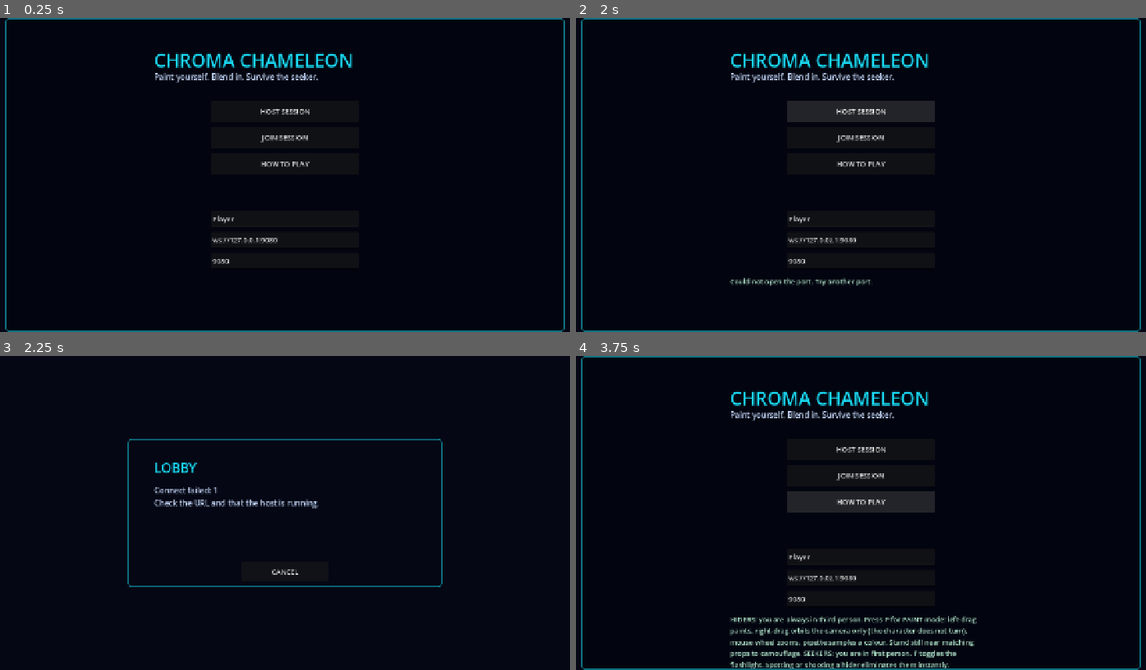
Above: before the commit, frames 1-4 (two rows, left to right).
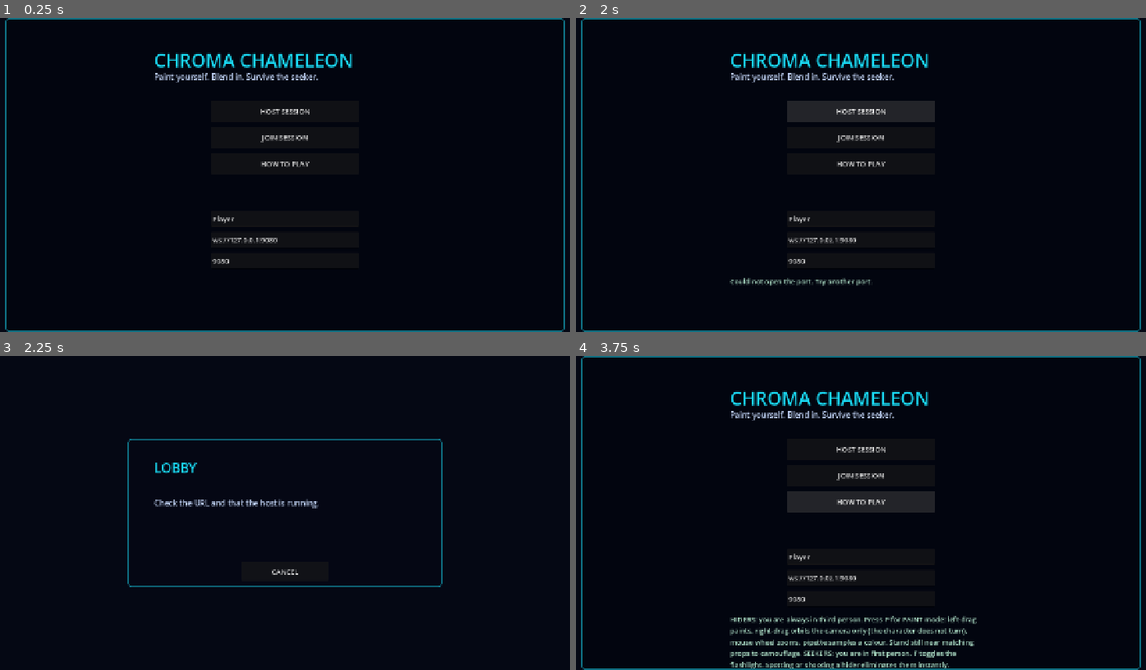
Above: after the commit, the same moments.

Repository: peakbuild112000/Project2
Game: Godot game, scene res://scenes/Main.tscn
Same seed, same stepped clock (60 frames per second), same inputs: the game is played once before the commit and once after it.
Inputs (mouse positions are in pixels of both pictures, inside the frame that each line leads up to):
- Up to frame 1 (0.25 s): no input
- Up to frame 2 (2 s): tap Enter at 0.5 s; move the mouse to (826, 237) at 0.52 s; hold Up 0.53-1.25 s; tap Shift at 0.6 s; click (826, 237) at 0.67 s; tap Z at 0.8 s; click "HOST SESSION" at 1.25 s
- Up to frame 3 (2.25 s): click "JOIN SESSION" at 2 s
- Up to frame 4 (3.75 s): click "CANCEL" at 2.75 s; click "HOW TO PLAY" at 3.5 s

Frames 1-2 are identical in both runs. In frame 3, 0.2% of the frame differs, in the area x 26-39%, y 41-45%; in frame 4, nothing differs.

Commit message:
Poll live keyboard state for joiner movement with AZERTY aliases

Diff:
--- a/scripts/Game.gd
+++ b/scripts/Game.gd
@@ -890,31 +890,31 @@
 	# Arrow keys follow the same rule: in PAINT mode they orbit the camera,
 	# outside PAINT mode they turn the player's look direction.
 	if paint_mode:
-		if _keys.get(KEY_LEFT, false):
+		if _key_down(KEY_LEFT):
 			_orbit_yaw += 2.0 * delta
-		if _keys.get(KEY_RIGHT, false):
+		if _key_down(KEY_RIGHT):
 			_orbit_yaw -= 2.0 * delta
-		if _keys.get(KEY_UP, false):
+		if _key_down(KEY_UP):
 			_orbit_pitch = clampf(_orbit_pitch + 1.5 * delta, -0.45, 0.75)
-		if _keys.get(KEY_DOWN, false):
+		if _key_down(KEY_DOWN):
 			_orbit_pitch = clampf(_orbit_pitch - 1.5 * delta, -0.45, 0.75)
 	else:
-		if _keys.get(KEY_LEFT, false):
+		if _key_down(KEY_LEFT):
 			_yaw += 2.0 * delta
-		if _keys.get(KEY_RIGHT, false):
+		if _key_down(KEY_RIGHT):
 			_yaw -= 2.0 * delta
-		if _keys.get(KEY_UP, false):
+		if _key_down(KEY_UP):
 			_pitch = clampf(_pitch + 1.5 * delta, -1.2, 1.2)
-		if _keys.get(KEY_DOWN, false):
+		if _key_down(KEY_DOWN):
 			_pitch = clampf(_pitch - 1.5 * delta, -1.2, 1.2)
 
 	if is_host:
 		if players.has(local_id):
 			var me: Dictionary = players[local_id]
 			me.input = {
-				"fw": 0.0 if frozen else _axis(KEY_W, KEY_S),
-				"sd": 0.0 if frozen else _axis(KEY_D, KEY_A),
-				"sprint": not frozen and _keys.get(KEY_SHIFT, false), "jump": _my_input.jump,
+				"fw": 0.0 if frozen else _fw_axis(),
+				"sd": 0.0 if frozen else _sd_axis(),
+				"sprint": not frozen and _key_down(KEY_SHIFT), "jump": _my_input.jump,
 			}
 			me.yaw = _yaw
 			_my_input.jump = false
@@ -938,9 +938,9 @@
 		if _net_clock >= TICK:
 			_net_clock = 0.0
 			Net.send_to_host({
-				"t": "input", "fw": 0.0 if frozen else _axis(KEY_W, KEY_S),
-				"sd": 0.0 if frozen else _axis(KEY_D, KEY_A),
-				"sprint": not frozen and _keys.get(KEY_SHIFT, false),
+				"t": "input", "fw": 0.0 if frozen else _fw_axis(),
+				"sd": 0.0 if frozen else _sd_axis(),
+				"sprint": not frozen and _key_down(KEY_SHIFT),
 				"jump": _my_input.jump, "yaw": _yaw,
 			})
 			_my_input.jump = false
@@ -948,11 +948,28 @@
 	_update_views(delta)
 	_update_hud()
 
-func _axis(pos: int, neg: int) -> float:
+func _key_down(code: int) -> bool:
+	# Poll the live keyboard state instead of relying only on _input(). A
+	# focused UI control can swallow key events before the node sees them;
+	# the Input singleton still knows the key is held. Check the physical key
+	# too so AZERTY (ZQSD) and other layouts keep the same WASD positions.
+	if Input.is_key_pressed(code) or Input.is_physical_key_pressed(code):
+		return true
+	return bool(_keys.get(code, false))
+
+func _fw_axis() -> float:
 	var v := 0.0
-	if _keys.get(pos, false):
+	if _key_down(KEY_W) or _key_down(KEY_Z):
 		v += 1.0
-	if _keys.get(neg, false):
+	if _key_down(KEY_S):
+		v -= 1.0
+	return v
+
+func _sd_axis() -> float:
+	var v := 0.0
+	if _key_down(KEY_D):
+		v += 1.0
+	if _key_down(KEY_A) or _key_down(KEY_Q):
 		v -= 1.0
 	return v
 
